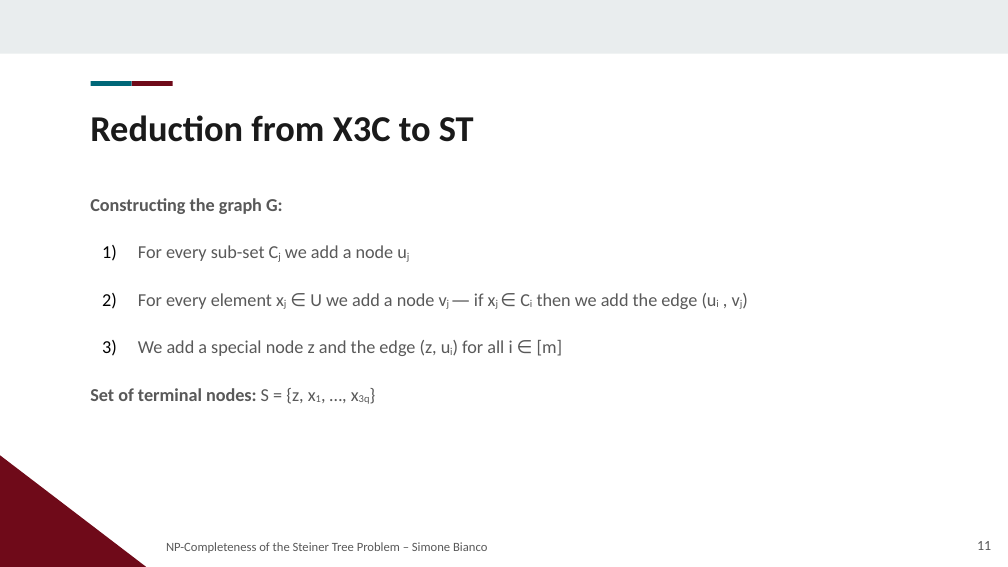
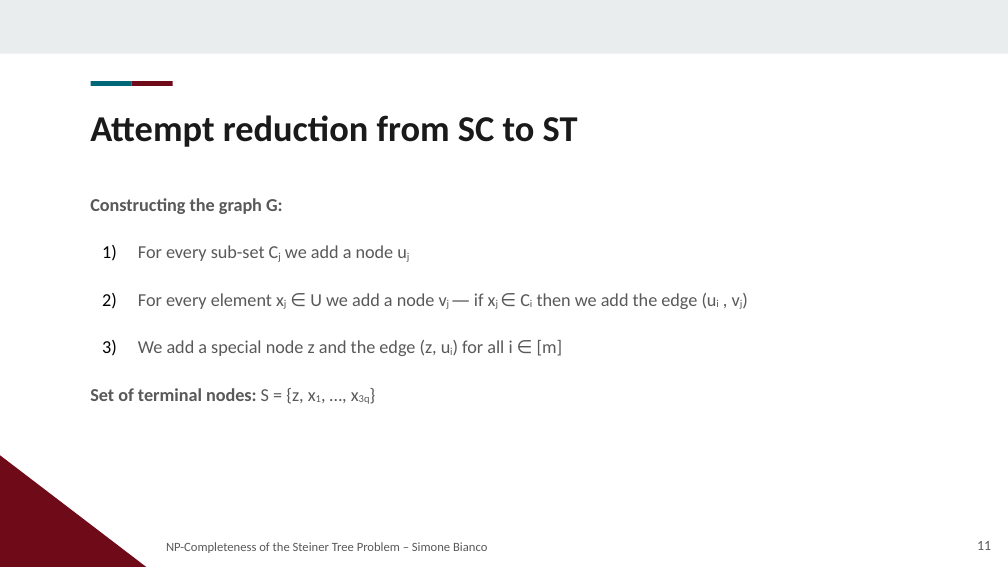
Before and after one commit to Exyss/university-notes, a slide deck: slide 11 of Presentations/Steiner Tree/slides.odp. Drawn at 1008x567 pixels with LibreOffice and Linux fonts; fonts in the diff are those of the drawing; background and template pictures are left out. Boxes give left, top, right and bottom in pixels: in the first picture for what was removed or moved away, otherwise in the second. Text is boxed around its words. In the diff, an @@ line names an element or a change of style, - is before the commit and + after.

```diff
--- a/Presentations/Steiner Tree/slides.odp
+++ b/Presentations/Steiner Tree/slides.odp
@@ title at [90, 115, 578, 147]: text changed @@
-Reduction from X3C to ST
+Attempt reduction from SC to ST
```
Also in this commit, not shown: 7 other slides changed, 2 slides added, 26 other files.
